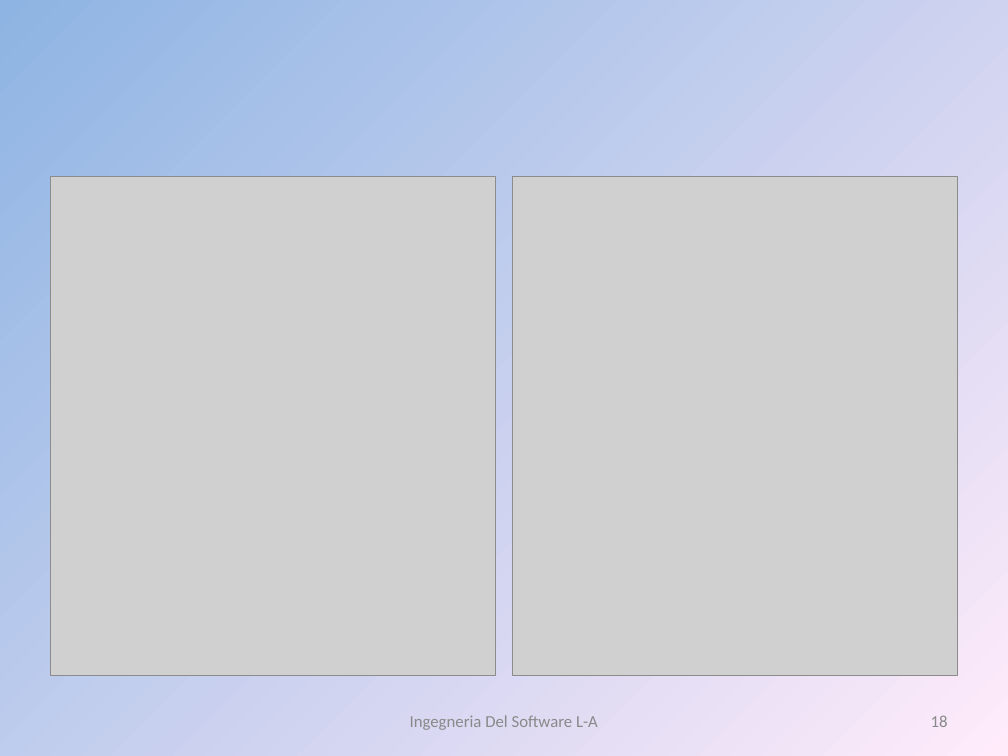
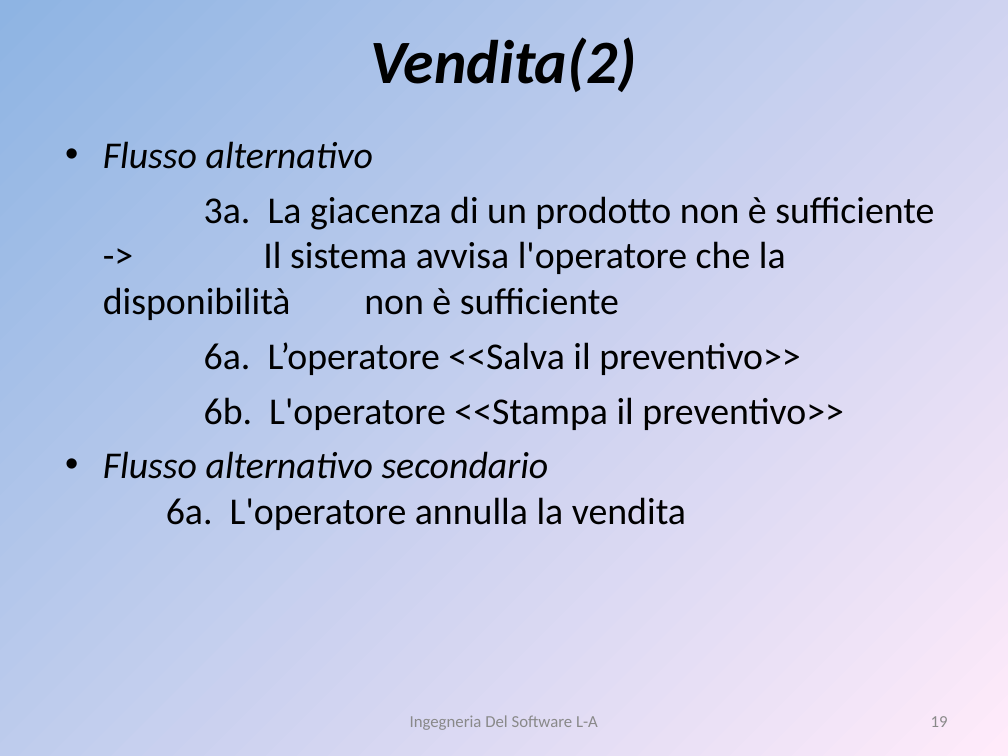
Before and after one commit to liannario/ingsoftbo, a slide deck: slide 19 of ViaggiateSicuri.ppt (slide 18 before the commit). Drawn at 1008x756 pixels with LibreOffice and Linux fonts; fonts in the diff are those of the drawing; grey boxes stand for pictures. Boxes give left, top, right and bottom in pixels: in the first picture for what was removed or moved away, otherwise in the second. Text is boxed around its words. In the diff, an @@ line names an element or a change of style, - is before the commit and + after.

```diff
--- a/ViaggiateSicuri.ppt
+++ b/ViaggiateSicuri.ppt
@@ title added at (x1=371, y1=37, x2=637, y2=92), 44 pt, text #000000, bold, italic @@
+Vendita(2)
@@ text added at (x1=103, y1=141, x2=934, y2=530), 27 pt, text #000000 @@
+• Flusso alternativo
+3a. La giacenza di un prodotto non è sufficiente -> Il sistema avvisa l'operatore che la disponibilità non è sufficiente
+6a. L’operatore <<Salva il preventivo>>
+6b. L'operatore <<Stampa il preventivo>>
+• Flusso alternativo secondario
+  6a. L'operatore annulla la vendita
@@ picture removed at (x1=50, y1=176, x2=496, y2=675) @@
@@ picture removed at (x1=512, y1=176, x2=958, y2=675) @@
@@ page number at (x1=931, y1=716, x2=948, y2=727): text changed @@
-18
+19
```
Also in this commit, not shown: 1 other slide changed, 5 slides added.
